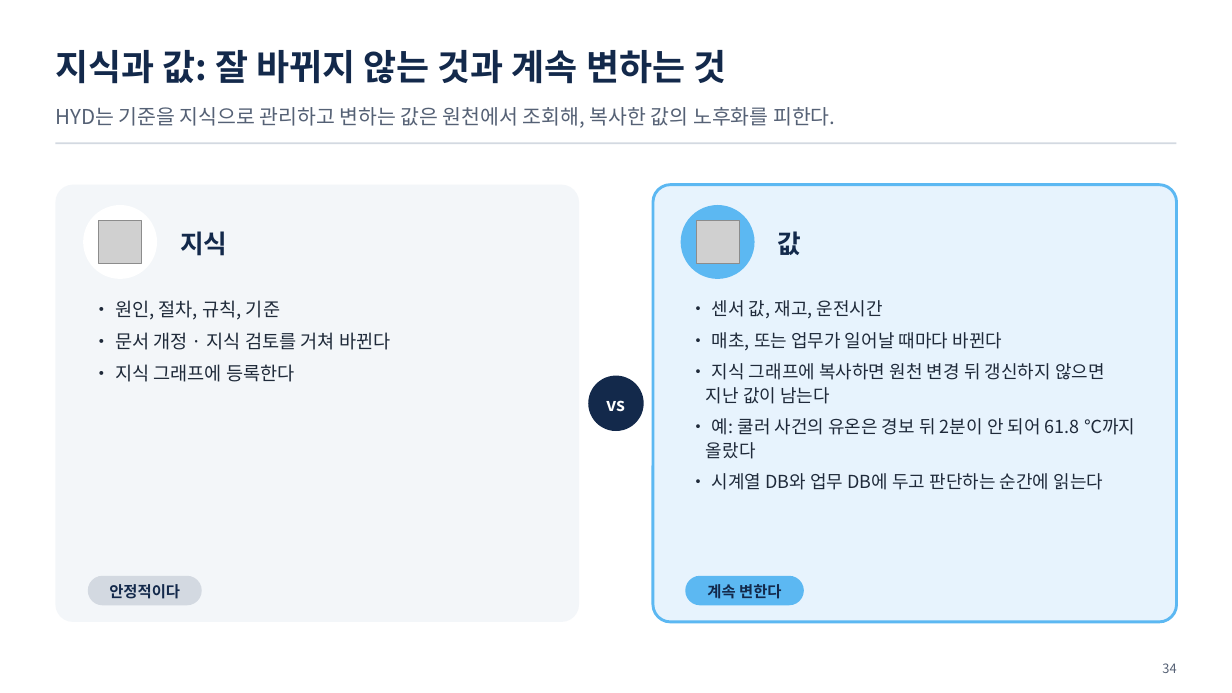
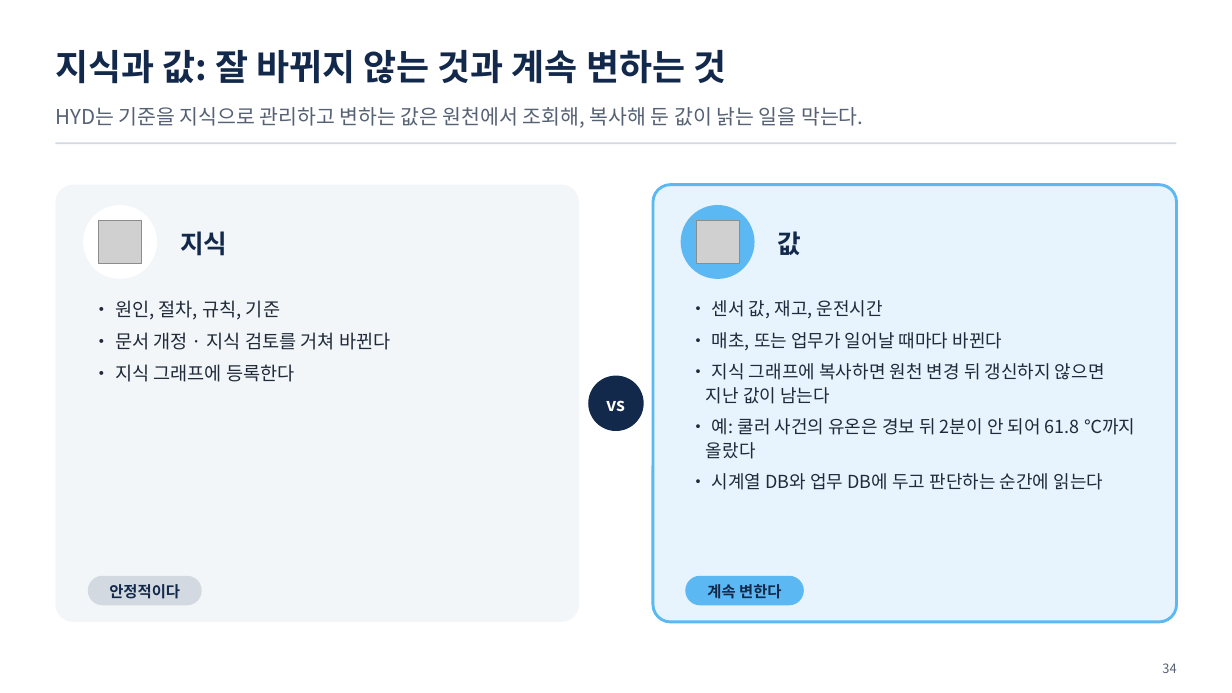
Before and after one commit to uengine-oss/hyd-iot-edu, a slide deck: slide 34 of 산출물/통합반/이론/04회차/통합반_04일차.pptx. Drawn at 1232x693 pixels with LibreOffice and Linux fonts; fonts in the diff are those of the drawing; grey boxes stand for pictures. Boxes give left, top, right and bottom in pixels: in the first picture for what was removed or moved away, otherwise in the second. Text is boxed around its words. In the diff, an @@ line names an element or a change of style, - is before the commit and + after.

```diff
--- a/산출물/통합반/이론/04회차/통합반_04일차.pptx
+++ b/산출물/통합반/이론/04회차/통합반_04일차.pptx
@@ text at box(55, 107, 863, 128): text changed @@
-HYD는 기준을 지식으로 관리하고 변하는 값은 원천에서 조회해, 복사한 값의 노후화를 피한다.
+HYD는 기준을 지식으로 관리하고 변하는 값은 원천에서 조회해, 복사해 둔 값이 낡는 일을 막는다.
```
Also in this commit, not shown: 32 other slides changed, 1 slide added, 5 other files.
